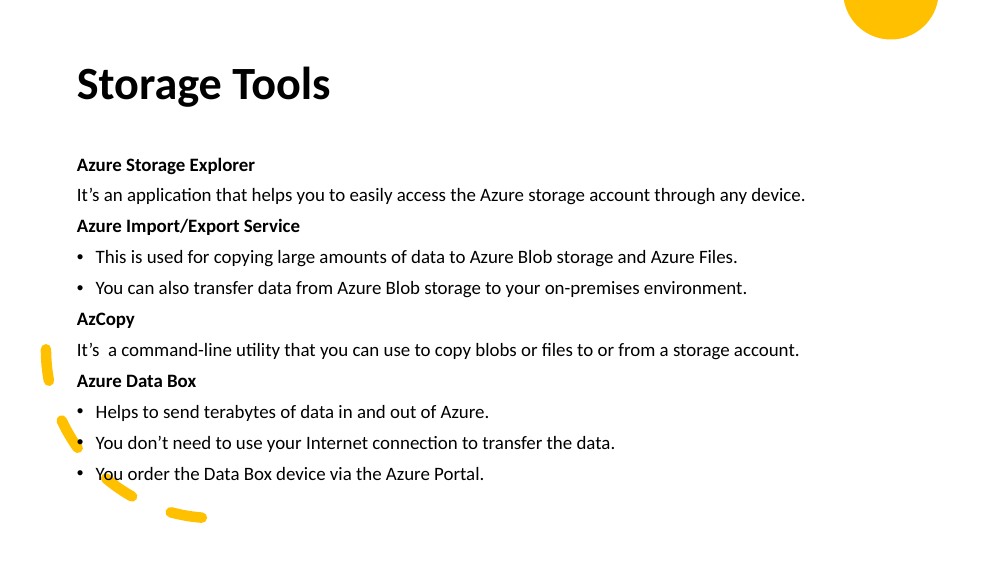
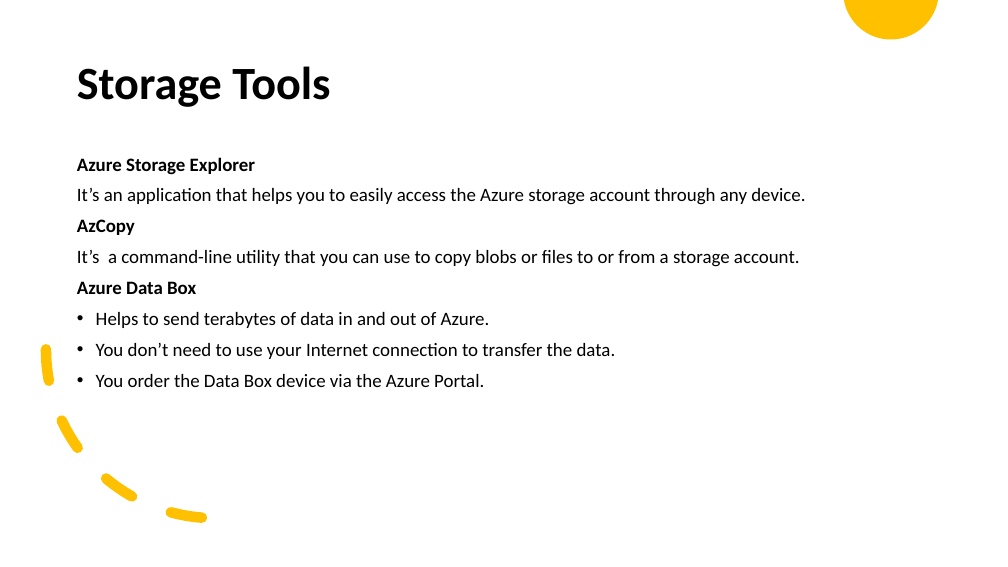
Before and after one commit to ahmedwahid/Azure-study-study, a slide deck: slide 19 of AZ-104 Azure storage - Ahmed Wahid.pptx (slide 18 before the commit). Drawn at 1008x567 pixels with LibreOffice and Linux fonts; fonts in the diff are those of the drawing. Boxes give left, top, right and bottom in pixels: in the first picture for what was removed or moved away, otherwise in the second. Text is boxed around its words. In the diff, an @@ line names an element or a change of style, - is before the commit and + after.

```diff
--- a/AZ-104 Azure storage - Ahmed Wahid.pptx
+++ b/AZ-104 Azure storage - Ahmed Wahid.pptx
@@ text at <box>77,218,747,298</box>: paragraphs removed @@
-Azure Import/Export Service
-• This is used for copying large amounts of data to Azure Blob storage and Azure Files.
-• You can also transfer data from Azure Blob storage to your on-premises environment.
```
Also in this commit, not shown: 7 other slides changed, 1 slide added.
